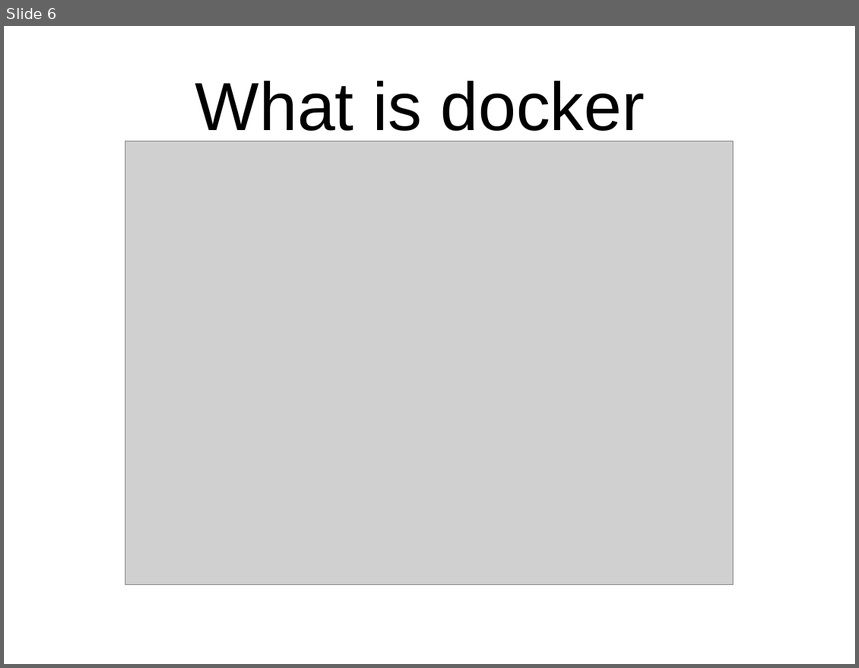
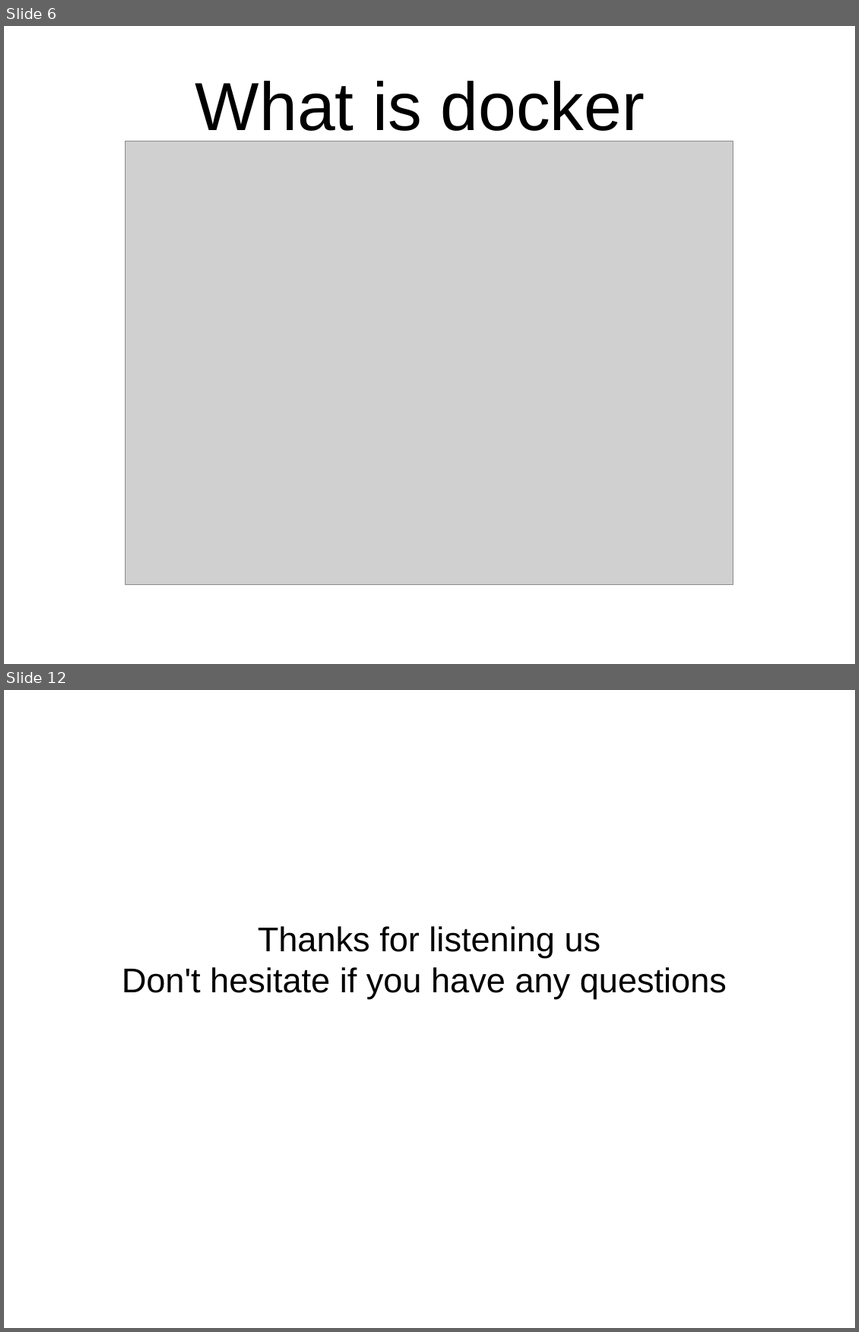
Before and after one commit to CPTmath67/anglais, a slide deck: presentation.odp. Shown one above the other, each under a label of ours: slide 6 before the commit, slides 6 and 12 after it; the slides between them are not shown. The pictures are 859x668 and 859x1332 pixels, drawn with LibreOffice and Linux fonts; fonts in the diff are those of the drawing; grey boxes stand for pictures; background and template pictures are left out. Boxes give left, top, right and bottom in pixels: in the first picture for what was removed or moved away, otherwise in the second. Text is boxed around its words. In the diff, an @@ line names an element or a change of style, - is before the commit and + after.

```diff
--- a/presentation.odp
+++ b/presentation.odp
@@ slide 12 added at <box>4,690,855,1328</box>, background picture (left out) @@
@@ subtitle added at <box>122,926,727,999</box>, 32 pt, text #000000 @@
+Thanks for listening us
+Don't hesitate if you have any questions
```
Also in this commit, not shown: 5 other slides added.
